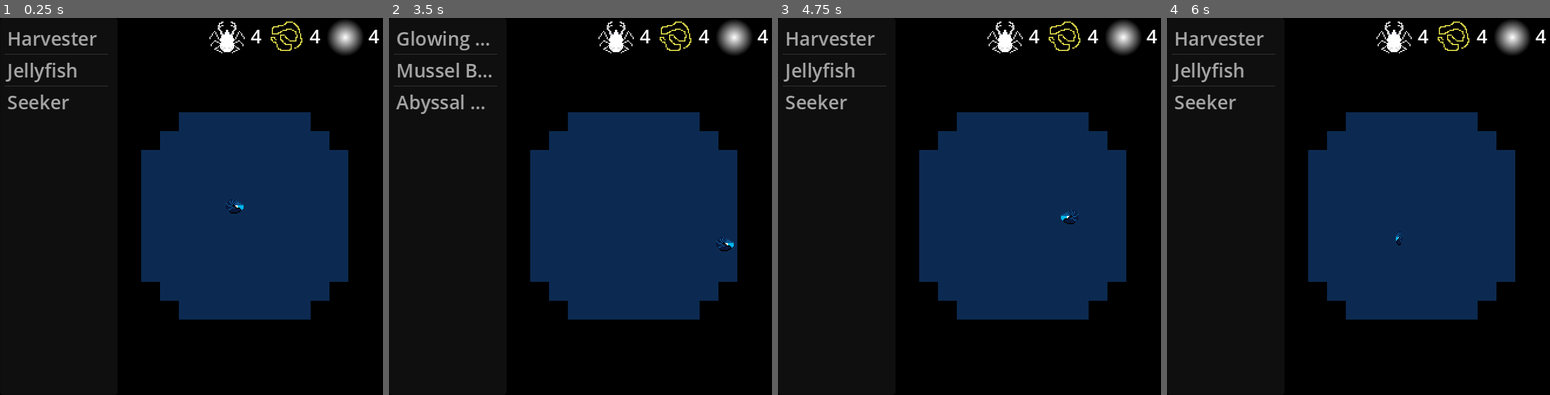
Above: before the commit, frames 1-4 (left to right).
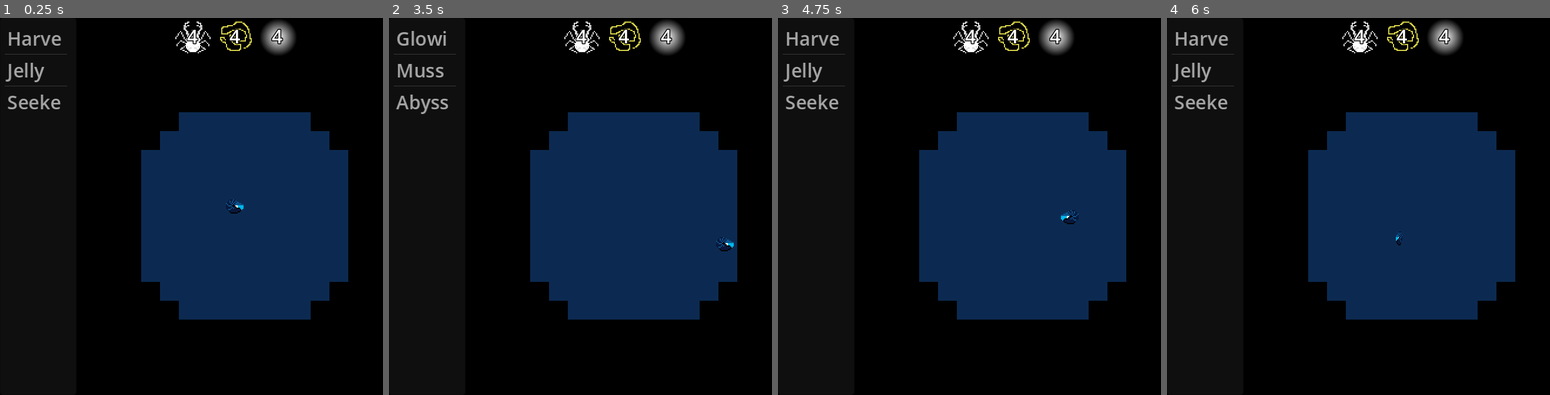
Above: after the commit, the same moments.

Repository: the-alex-g/LD54
Game: Godot game, scene res://world/world.tscn
The game is run twice, just before and just after one commit, with the same random seed, the same clock (stepped at 60 frames per second) and the same inputs.
Inputs (mouse positions are in pixels of both pictures, inside the frame that each line leads up to):
- Up to frame 1 (0.25 s): no input
- Up to frame 2 (3.5 s): tap Enter at 0.5 s; move the mouse to (726, 187) at 0.52 s; hold D (right) 0.53-1.28 s; tap Space (attack) at 0.6, 2, 2.1 s; click (726, 187) at 0.67 s; move the mouse to (530, 225) at 1.27 s; hold S (down) 1.28-2.03 s; tap Shift (use_gate) at 1.35, 2.85 s; move the mouse to (672, 123) at 2.02 s; hold D (right) 2.03-2.78 s; move the mouse to (599, 281) at 2.77 s; hold W (up) from 2.78 s (still down); click (599, 281) at 2.92 s
- Up to frame 3 (4.75 s): move the mouse to (1153, 263) at 3.52 s; release W (up) at 3.53 s; hold A (left) from 3.53 s (still down); tap Space (attack) at 3.6 s; tap Enter at 4.25 s; move the mouse to (873, 149) at 4.27 s; tap Shift (use_gate) at 4.35 s
- Up to frame 4 (6 s): move the mouse to (1427, 206) at 5.02 s; release A (left) at 5.03 s; hold S (down) 5.03-5.78 s; tap Space (attack) at 5.1 s; click (1427, 206) at 5.17 s; move the mouse to (1331, 112) at 5.77 s; hold D (right) from 5.78 s (still down); tap Shift (use_gate) at 5.85 s

The runs differ from the first frame. In frame 1, 2.5% of the frame differs, in the area x 11-100%, y 0-25%; in frame 2, 2.6%, in the area x 14-100%, y 0-25%; in frame 3, 2.5%; in frame 4, 2.5%.

Commit message:
Add some UI work

Diff:
--- a/project/hud/gate_menu.tscn
+++ b/project/hud/gate_menu.tscn
@@ -1,6 +1,7 @@
-[gd_scene load_steps=6 format=3 uid="uid://bufrsqup7745s"]
+[gd_scene load_steps=7 format=3 uid="uid://bufrsqup7745s"]
 
 [ext_resource type="Script" path="res://hud/gate_menu.gd" id="1_qpwjg"]
+[ext_resource type="Theme" uid="uid://dijls62shadx1" path="res://ui/theme.tres" id="1_tnh4a"]
 
 [sub_resource type="Animation" id="Animation_th0jn"]
 length = 0.001
@@ -100,6 +101,7 @@
 anchor_bottom = 1.0
 grow_horizontal = 2
 grow_vertical = 2
+theme = ExtResource("1_tnh4a")
 color = Color(0.0352941, 0.0941176, 0.235294, 1)
 script = ExtResource("1_qpwjg")
 
@@ -118,8 +120,10 @@
 anchor_top = 1.0
 anchor_right = 1.0
 anchor_bottom = 1.0
-offset_left = -102.0
-offset_top = -31.0
+offset_left = -107.0
+offset_top = -36.0
+offset_right = -5.0
+offset_bottom = -5.0
 grow_horizontal = 0
 grow_vertical = 0
 text = "New Sphere"
--- a/project/hud/hud.gd
+++ b/project/hud/hud.gd
@@ -31,9 +31,9 @@
 var _spheres_with_threads := []
 
 @onready var _build_list : ItemList = $Control/BuildList
-@onready var _chitin_label : Label = $HBoxContainer/TickLabel
-@onready var _thread_label : Label = $HBoxContainer/ThreadLabel
-@onready var _light_label : Label = $HBoxContainer/LightLabel
+@onready var _chitin_label : Label = $HBoxContainer/Tick/TickLabel
+@onready var _thread_label : Label = $HBoxContainer/Threads/ThreadLabel
+@onready var _light_label : Label = $HBoxContainer/Light/LightLabel
 @onready var _gate_menu : GateMenu = $GateMenu
 
 
--- a/project/hud/hud.tscn
+++ b/project/hud/hud.tscn
@@ -1,6 +1,7 @@
-[gd_scene load_steps=6 format=3 uid="uid://cwbv68d7g3kqc"]
+[gd_scene load_steps=7 format=3 uid="uid://cwbv68d7g3kqc"]
 
 [ext_resource type="Script" path="res://hud/hud.gd" id="1_unrdn"]
+[ext_resource type="Theme" uid="uid://dijls62shadx1" path="res://ui/theme.tres" id="2_67p71"]
 [ext_resource type="Texture2D" uid="uid://cedbk88odemas" path="res://hud/chitin.png" id="2_dct8p"]
 [ext_resource type="Texture2D" uid="uid://dissdnn8eqfni" path="res://hud/threads.png" id="3_f2dgb"]
 [ext_resource type="Texture2D" uid="uid://b7n2k5tvys27o" path="res://hud/light.png" id="4_155q0"]
@@ -9,6 +10,69 @@
 [node name="HUD" type="CanvasLayer"]
 script = ExtResource("1_unrdn")
 
+[node name="HBoxContainer" type="HBoxContainer" parent="."]
+anchors_preset = 10
+anchor_right = 1.0
+offset_left = 1.0
+offset_bottom = 32.0
+grow_horizontal = 2
+theme = ExtResource("2_67p71")
+alignment = 1
+
+[node name="Tick" type="TextureRect" parent="HBoxContainer"]
+texture_filter = 1
+layout_mode = 2
+texture = ExtResource("2_dct8p")
+
+[node name="TickLabel" type="Label" parent="HBoxContainer/Tick"]
+layout_mode = 1
+anchors_preset = 15
+anchor_right = 1.0
+anchor_bottom = 1.0
+grow_horizontal = 2
+grow_vertical = 2
+theme_override_colors/font_outline_color = Color(0, 0, 0, 1)
+theme_override_constants/outline_size = 3
+theme_override_font_sizes/font_size = 16
+horizontal_alignment = 1
+vertical_alignment = 1
+
+[node name="Threads" type="TextureRect" parent="HBoxContainer"]
+texture_filter = 1
+layout_mode = 2
+texture = ExtResource("3_f2dgb")
+
+[node name="ThreadLabel" type="Label" parent="HBoxContainer/Threads"]
+layout_mode = 1
+anchors_preset = 15
+anchor_right = 1.0
+anchor_bottom = 1.0
+grow_horizontal = 2
+grow_vertical = 2
+theme_override_colors/font_outline_color = Color(0, 0, 0, 1)
+theme_override_constants/outline_size = 3
+theme_override_font_sizes/font_size = 16
+horizontal_alignment = 1
+vertical_alignment = 1
+
+[node name="Light" type="TextureRect" parent="HBoxContainer"]
+texture_filter = 1
+layout_mode = 2
+texture = ExtResource("4_155q0")
+
+[node name="LightLabel" type="Label" parent="HBoxContainer/Light"]
+layout_mode = 1
+anchors_preset = 15
+anchor_right = 1.0
+anchor_bottom = 1.0
+grow_horizontal = 2
+grow_vertical = 2
+theme_override_colors/font_outline_color = Color(0, 0, 0, 1)
+theme_override_constants/outline_size = 3
+theme_override_font_sizes/font_size = 16
+horizontal_alignment = 1
+vertical_alignment = 1
+
 [node name="Control" type="Control" parent="."]
 layout_mode = 3
 anchors_preset = 15
@@ -16,45 +80,15 @@
 anchor_bottom = 1.0
 grow_horizontal = 2
 grow_vertical = 2
+theme = ExtResource("2_67p71")
 
 [node name="BuildList" type="ItemList" parent="Control"]
 layout_mode = 1
 anchors_preset = 9
 anchor_bottom = 1.0
-offset_right = 100.0
+offset_right = 65.0
 grow_vertical = 2
 allow_search = false
-
-[node name="HBoxContainer" type="HBoxContainer" parent="."]
-anchors_preset = 10
-anchor_right = 1.0
-offset_left = 100.0
-grow_horizontal = 2
-alignment = 1
-
-[node name="Tick" type="TextureRect" parent="HBoxContainer"]
-texture_filter = 1
-layout_mode = 2
-texture = ExtResource("2_dct8p")
-
-[node name="TickLabel" type="Label" parent="HBoxContainer"]
-layout_mode = 2
-
-[node name="Threads" type="TextureRect" parent="HBoxContainer"]
-texture_filter = 1
-layout_mode = 2
-texture = ExtResource("3_f2dgb")
-
-[node name="ThreadLabel" type="Label" parent="HBoxContainer"]
-layout_mode = 2
-
-[node name="Light" type="TextureRect" parent="HBoxContainer"]
-texture_filter = 1
-layout_mode = 2
-texture = ExtResource("4_155q0")
-
-[node name="LightLabel" type="Label" parent="HBoxContainer"]
-layout_mode = 2
 
 [node name="GateMenu" parent="." instance=ExtResource("5_2yuij")]
 
--- a/project/resources/resource_particle.tscn
+++ b/project/resources/resource_particle.tscn
@@ -16,6 +16,7 @@
 one_shot = true
 
 [node name="Sprite2D" type="Sprite2D" parent="."]
+texture_filter = 1
 texture = ExtResource("2_3s37i")
 
 [connection signal="body_entered" from="." to="." method="_on_body_entered"]
--- a/project/world/world.tscn
+++ b/project/world/world.tscn
@@ -16,6 +16,21 @@
 physics_layer_0/collision_layer = 3
 sources/0 = SubResource("TileSetAtlasSource_ubqeg")
 
+[sub_resource type="Animation" id="Animation_vnprp"]
+length = 0.001
+tracks/0/type = "value"
+tracks/0/imported = false
+tracks/0/enabled = true
+tracks/0/path = NodePath("Background:color")
+tracks/0/interp = 1
+tracks/0/loop_wrap = true
+tracks/0/keys = {
+"times": PackedFloat32Array(0),
+"transitions": PackedFloat32Array(1),
+"update": 0,
+"values": [Color(0.0470588, 0.164706, 0.317647, 1)]
+}
+
 [sub_resource type="Animation" id="Animation_rx5sn"]
 resource_name = "background_color_shift"
 length = 90.0
@@ -32,21 +47,6 @@
 "transitions": PackedFloat32Array(1, 1, 1),
 "update": 0,
 "values": [Color(0.0470588, 0.164706, 0.317647, 1), Color(0.0705882, 0.239216, 0.458824, 1), Color(0.0470588, 0.184314, 0.321569, 1)]
-}
-
-[sub_resource type="Animation" id="Animation_vnprp"]
-length = 0.001
-tracks/0/type = "value"
-tracks/0/imported = false
-tracks/0/enabled = true
-tracks/0/path = NodePath("Background:color")
-tracks/0/interp = 1
-tracks/0/loop_wrap = true
-tracks/0/keys = {
-"times": PackedFloat32Array(0),
-"transitions": PackedFloat32Array(1),
-"update": 0,
-"values": [Color(0.0470588, 0.164706, 0.317647, 1)]
 }
 
 [sub_resource type="AnimationLibrary" id="AnimationLibrary_mcfqn"]
